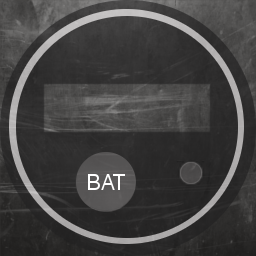
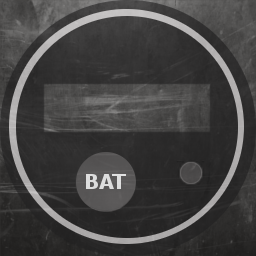
Layered file, before and after one edit (256x256). Changes by layer:
painted on "BAT" over [86, 174, 126, 190]
